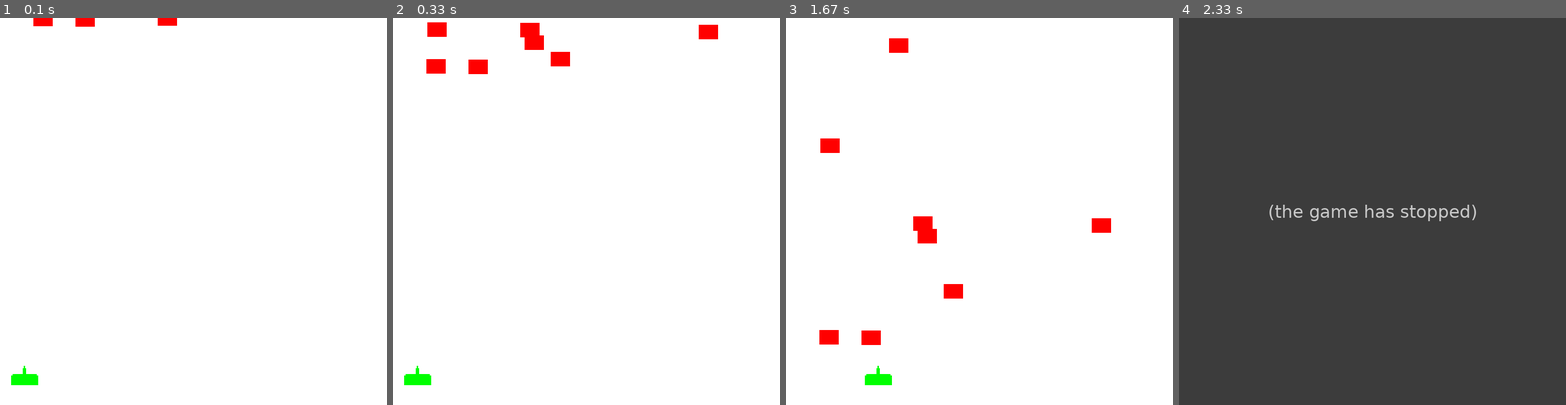
Above: before the commit, frames 1-4 (left to right).
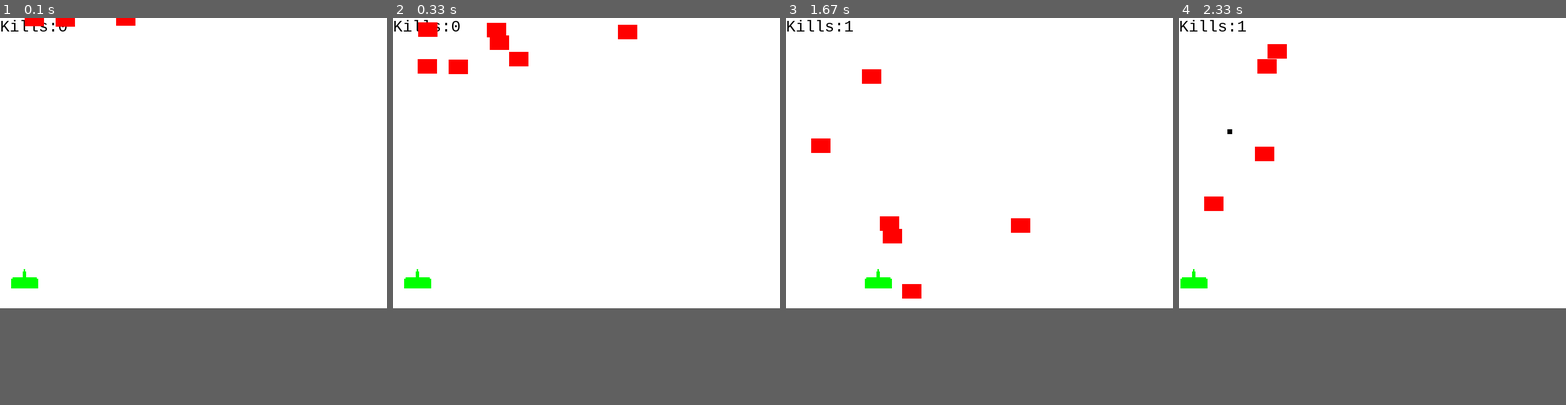
Above: after the commit, the same moments.

Repository: MysticFlarePlayz/Pygame-SpaceInvaders
Game: pygame game, started from SpaceInvaders.py
The game is run twice, just before and just after one commit, with the same random seed, the same clock (stepped at 60 frames per second) and the same inputs.
Inputs:
- Up to frame 1 (0.1 s): no input
- Up to frame 2 (0.33 s): no input
- Up to frame 3 (1.67 s): tap A at 0.33 s; hold Right 0.67-1.13 s
- Up to frame 4 (2.33 s): hold Left 1.67-2.2 s; tap A at 1.82 s; hold Left from 2.23 s (still down)
In our replay, the window is 800x800 before the commit and 800x600 after it. These sizes can differ from the game's own. Grey fills any space a smaller window leaves; there, only what the larger window draws over its background counts as a difference.

The runs differ from the first frame. In frame 1, 1.1% of the frame differs, in the area x 0-46%, y 0-95%; in frame 2, 2.7%; in frame 3, 2.9%; in frame 4, 75%, in the area x 0-100%, y 0-75%.
Before the commit the program exited at 1.72 s; later frames show no game.

Commit message:
Update SpaceInvaders.py

Diff:
--- a/SpaceInvaders.py
+++ b/SpaceInvaders.py
@@ -1,21 +1,25 @@
 import pygame
 import random
+import os
+os.environ['SDL_VIDEO_CENTERED'] = '1'
 pygame.init()
 
 HEIGHT = 800
-WIDTH = 800
+WIDTH = 600
 
 screen = pygame.display.set_mode((HEIGHT, WIDTH))
 black = (0, 0, 0)
 white = (255, 255, 255)
 red = (255, 0, 0)
 pos_x = 20
-pos_y = 700
+pos_y = 500
 pos_x_m = 0
 pos_y_m = 0
-kills1 = 0
+kIn = 0
+Kills = 0
 exit = False
 clock = pygame.time.Clock()
+font =  pygame.font.Font('Consolas.ttf', 36)
 
 class Player(pygame.sprite.Sprite):
     def __init__(self):
@@ -79,28 +83,37 @@
     sprites.add(mob)
     mobs.add(mob)
 while not exit:
+    killCounter = font.render("Kills:" + str(Kills), True, black)
     for event in pygame.event.get():
         if(event.type == pygame.QUIT):
             exit = True
         if event.type == pygame.KEYDOWN:
             if event.key == pygame.K_a:
                 player.shoot()
-    kills = pygame.sprite.groupcollide(mobs, bullets, True, True)
-    if kills:
+    hits = pygame.sprite.groupcollide(mobs, bullets, True, True)
+    if hits:
         mob = Mobs()
         mobs.add(mob)
         sprites.add(mob)
-        kills1 += 1
-        print(kills1)
-    kills  = pygame.sprite.spritecollide(player, mobs, False)
-    if kills:
+        kIn += 1
+        Kills += 1
+
+    death  = pygame.sprite.spritecollide(player, mobs, False)
+    if death:
         player.kill()
         exit = True
+    if kIn == 10:
+        kIn = 0
+        for i in range(2):
+            mob = Mobs()
+            sprites.add(mob)
+            mobs.add(mob)
     pos_x += pos_x_m
     pos_y += pos_y_m
     clock.tick(30)
     sprites.update()
     screen.fill(white)
+    screen.blit(killCounter, [0, 0])
     sprites.draw(screen)
     sprites.update()
     pygame.display.update()
